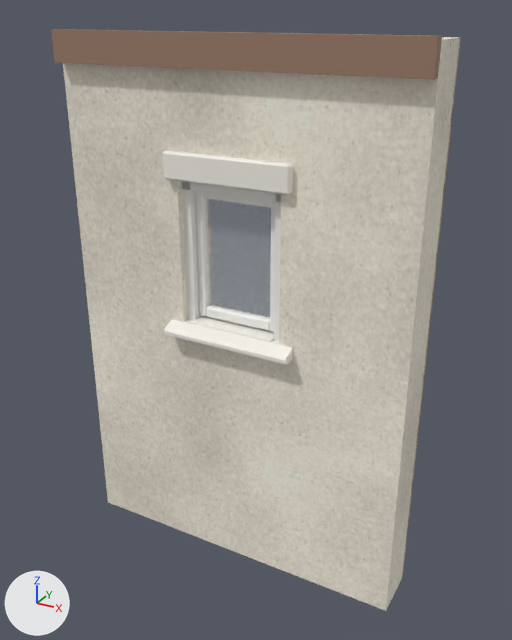
The glTF model kits/casa-enxaimel/pieces/wall_stone_small_window.glb as it was, and as the next commit left it.
Before and after are seen from a 50 mm lens placed at (1.81, -3.0, 3.11), pointed at (0.06, 0.19, 1.52). Lighting does not change. The marker at lower left points along +X, +Y and +Z. The picture after the commit comes second.

In view in the first picture: 'wall_stone_small_window_frame', 'wall_stone_small_window_glass', 'wall_stone_small_window_sash', 'wall_stone_small_window_stone2', 'wall_stone_small_window_timber', 'wall_stone_small_window_trim' and 1 more.
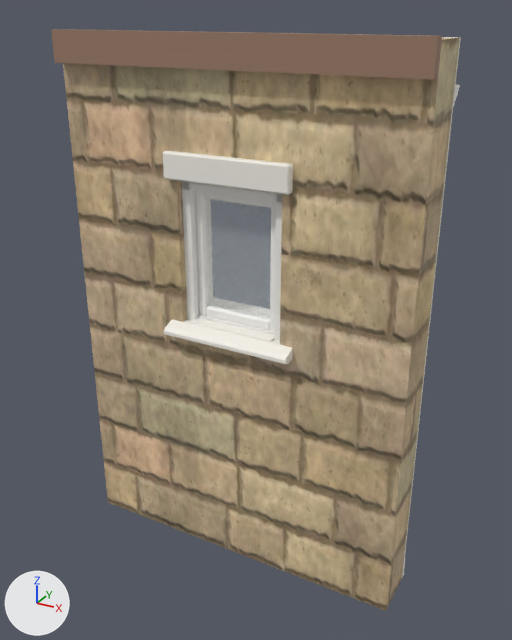
Where the newer file only moved an object's origin or applied its transform, the numbers keep the older frame.

What changed in the scene script:
```text
Change mat_stone2:
    where n2 = _N.new('ShaderNodeTexImage'); n2.name = 'Image Texture'
    n2.image: img_image_4 -> img_image_0
    where n5 = _N.new('ShaderNodeTexImage'); n5.name = 'Image Texture.001'
    n5.image: img_image_7 -> img_image_3
    where n7 = _N.new('ShaderNodeTexImage'); n7.name = 'Image Texture.002'
    n7.image: img_image_5 -> img_image_1
Add me_molduras:
    me_molduras.from_pydata(...)  # 132 vertices, 228 faces; spans x -1.0..1.0, y 0.2..0.38, z 0.0..2.8
    me_molduras.materials.append(mat_trim)  # white #f8f5ec
Add ob_molduras:
    ob_molduras = bpy.data.objects.new('molduras', me_molduras)
    ob_molduras.location = (0.0, 0.0, 0.0)
```

Location of each change, [x1, y1, x2, y2] in pixels of the pictures (512 x 640 px):
'wall_stone_small_window_stone2', surface changed (grey to beige)
    both: [63, 37, 460, 611]
'molduras', added (mostly hidden)
    after: [403, 85, 460, 575]
